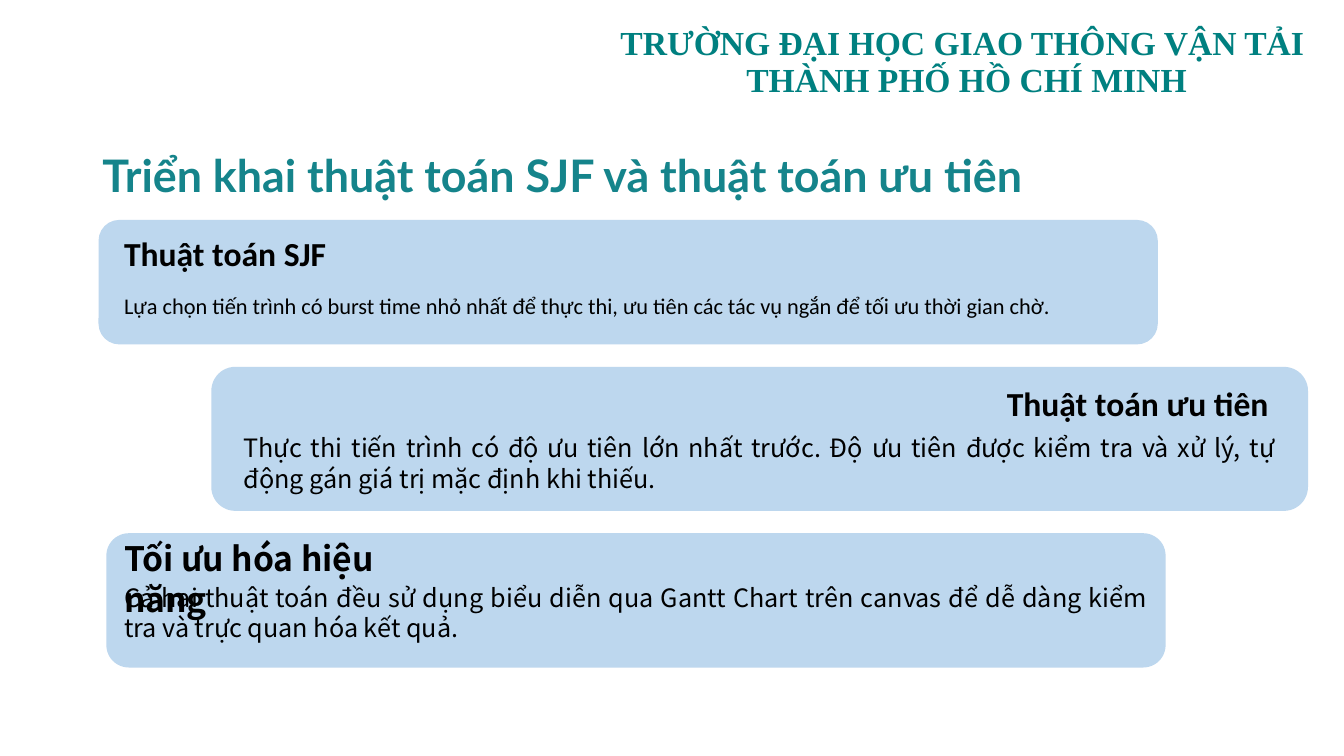
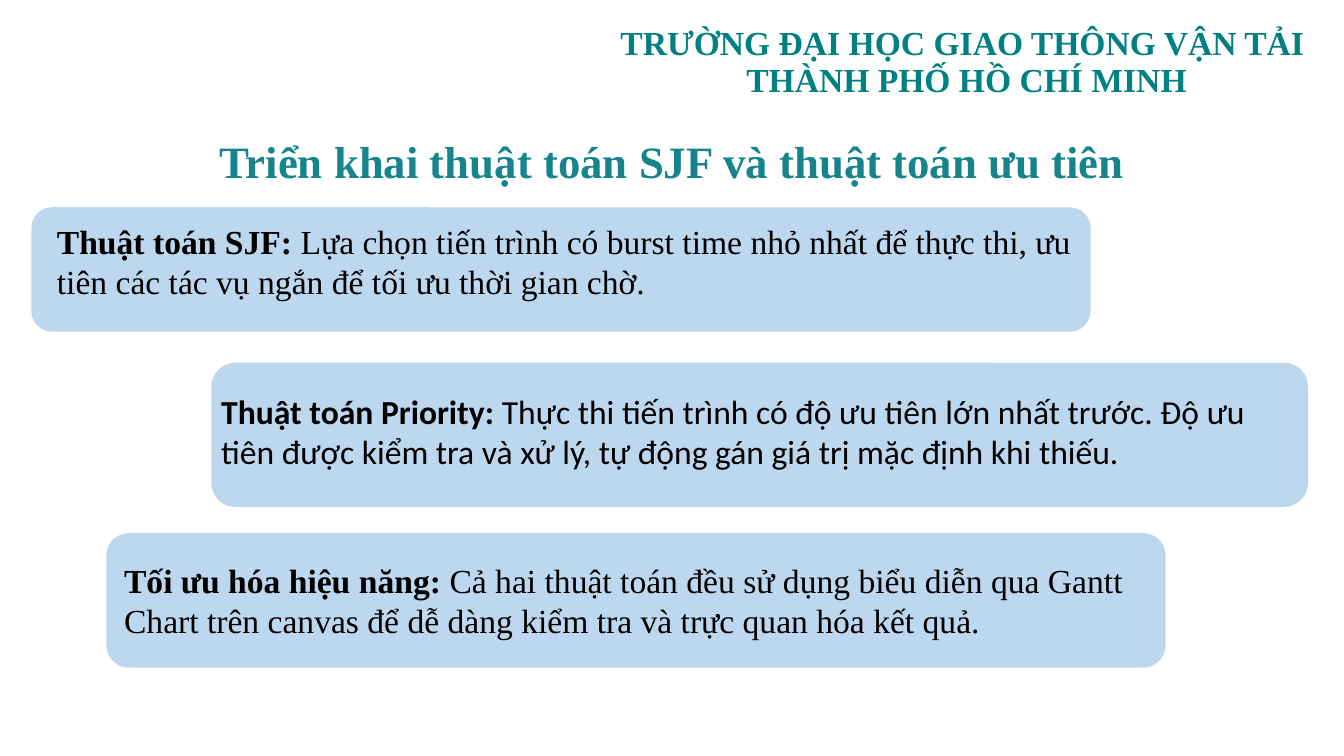
Before and after one commit to tkimngan040/OS_Group08_OS_SCH_04, a slide deck: slide 9 of PPTX/OS_SCH_04_GROUP08.pptx. Drawn at 1344x756 pixels with LibreOffice and Linux fonts; fonts in the diff are those of the drawing; background and template pictures are left out. Boxes give left, top, right and bottom in pixels: in the first picture for what was removed or moved away, otherwise in the second. Text is boxed around its words. In the diff, an @@ line names an element or a change of style, - is before the commit and + after.

```diff
--- a/PPTX/OS_SCH_04_GROUP08.pptx
+++ b/PPTX/OS_SCH_04_GROUP08.pptx
@@ title "Triển khai thuật toán SJF ...": place and size @@
-title "Triển khai thuật toán SJF ..." at (102,154,1022,201)
+title "Triển khai thuật toán SJF ..." at (219,145,1123,187)
@@ title "Triển khai thuật toán SJF ..." at (219,145,1123,187): font Lato to Times New Roman; alignment left to centre @@
@@ rounded rectangle: place and size @@
-rounded rectangle at (99,220,1158,344)
+rounded rectangle at (31,208,1091,332)
@@ text at (57,229,1070,301): text changed; size 16 to 24 pt; font Calibri to Times New Roman @@
-Lựa chọn tiến trình có burst time nhỏ nhất để thực thi, ưu tiên các tác vụ ngắn để tối ưu thời gian chờ.
+Thuật toán SJF: Lựa chọn tiến trình có burst time nhỏ nhất để thực thi, ưu tiên các tác vụ ngắn để tối ưu thời gian chờ.
@@ text removed at (124,242,326,272) @@
-Thuật toán SJF
@@ rounded rectangle: place and size @@
-rounded rectangle at (212,367,1309,511)
+rounded rectangle at (212,363,1309,507)
@@ text at (221,398,1245,470): text changed; size 18 to 24 pt; font Noto Sans CJK SC to Calibri @@
-Thực thi tiến trình có độ ưu tiên lớn nhất trước. Độ ưu tiên được kiểm tra và xử lý, tự động gán giá trị mặc định khi thiếu.
+Thuật toán Priority: Thực thi tiến trình có độ ưu tiên lớn nhất trước. Độ ưu tiên được kiểm tra và xử lý, tự động gán giá trị mặc định khi thiếu.
@@ text removed at (1007,392,1269,422) @@
-Thuật toán ưu tiên
@@ text at (124,568,1123,640): text changed; size 18 to 24 pt; font Noto Sans CJK SC to Times New Roman @@
-Cả hai thuật toán đều sử dụng biểu diễn qua Gantt Chart trên canvas để dễ dàng kiểm tra và trực quan hóa kết quả.
+Tối ưu hóa hiệu năng: Cả hai thuật toán đều sử dụng biểu diễn qua Gantt Chart trên canvas để dễ dàng kiểm tra và trực quan hóa kết quả.
@@ text removed at (124,540,374,621) @@
-Tối ưu hóa hiệu năng
```
Also in this commit, not shown: 17 other slides changed, 1 slide removed, 2 other files.
